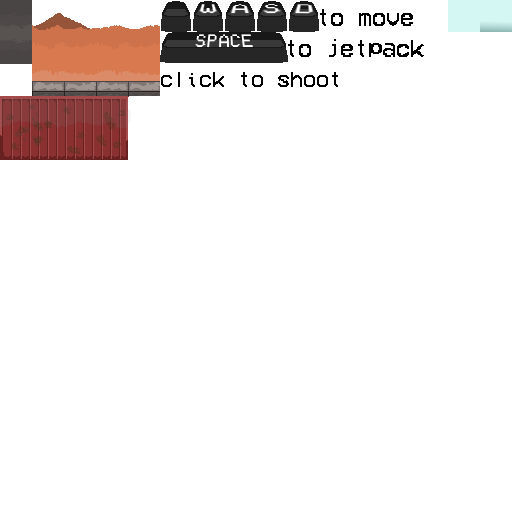
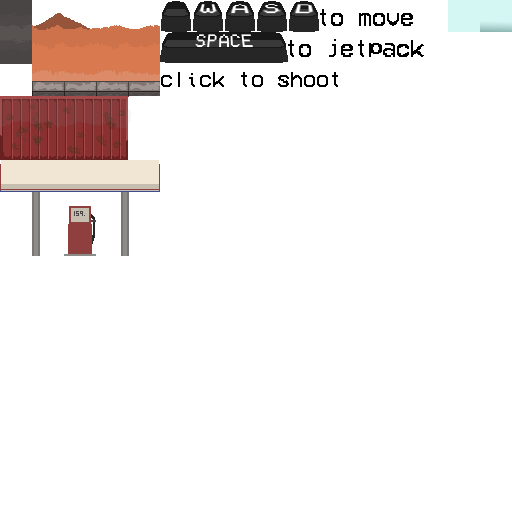
Layer changes from the first 512×512 image to the second:
painted on "Background" over [0, 160, 160, 256]
